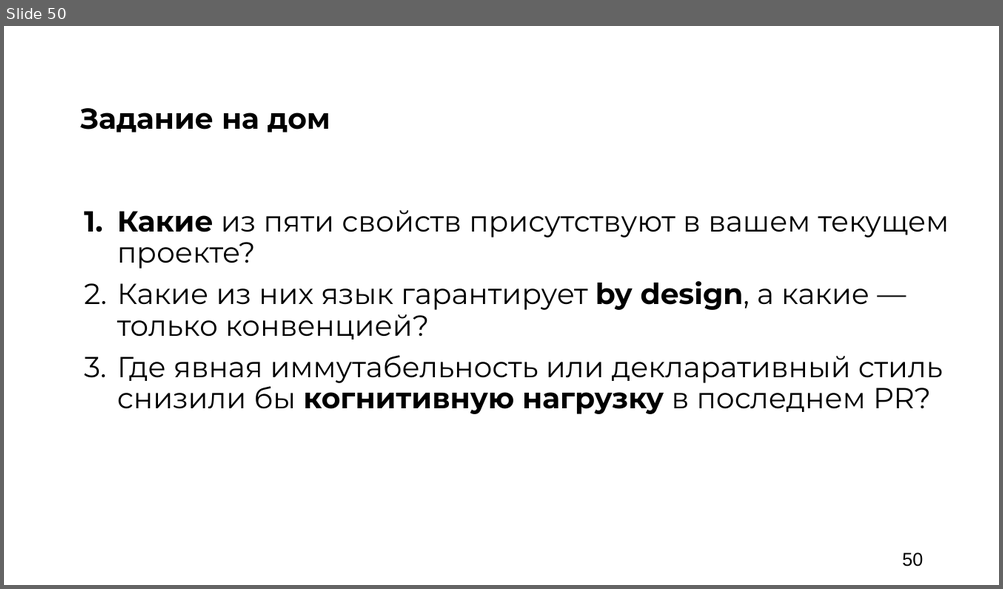
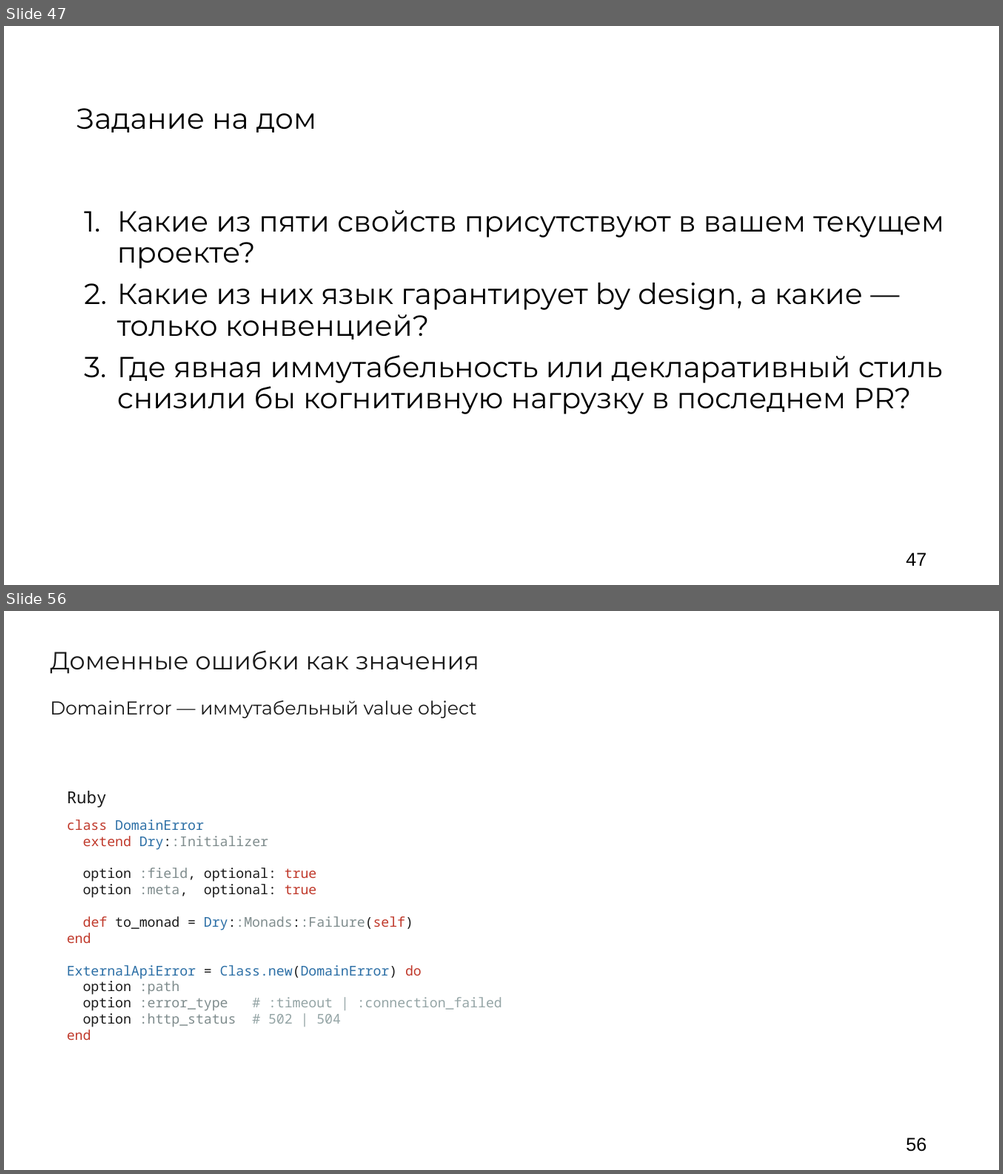
Before and after one commit to argent-smith/presentations, a slide deck: FP_Talk_2026/nastachku/presentation.pptx. Shown one above the other, each under a label of ours: slide 50 before the commit, slides 47 and 56 after it; the slides between them are not shown. The pictures are 1003x589 and 1003x1174 pixels, drawn with LibreOffice and Linux fonts; fonts in the diff are those of the drawing; background and template pictures are left out. Boxes give left, top, right and bottom in pixels: in the first picture for what was removed or moved away, otherwise in the second. Text is boxed around its words. In the diff, an @@ line names an element or a change of style, - is before the commit and + after.

```diff
--- a/FP_Talk_2026/nastachku/presentation.pptx
+++ b/FP_Talk_2026/nastachku/presentation.pptx
@@ slide 56 added at <box>4,611,999,1170</box>, background #FFFFFF @@
@@ text added at <box>50,650,479,674</box>, 24 pt, text #1A1A1A @@
+Доменные ошибки как значения
@@ text added at <box>50,701,477,718</box>, 18 pt, text #1A1A1A @@
+DomainError — иммутабельный value object
@@ text added at <box>67,791,502,1040</box>, 13 pt, text #1A1A1A @@
+Ruby
+class DomainError
+extend Dry::Initializer
+option :field, optional: true
+option :meta, optional: true
+def to_monad = Dry::Monads::Failure(self)
+end
+ExternalApiError = Class.new(DomainError) do
+option :path
+option :error_type # :timeout | :connection_failed
+option :http_status # 502 | 504
+end
@@ page number added at <box>905,1138,926,1152</box>, 18 pt, text #000000 @@
+56
@@ what was slide 50 is now slide 47 @@
@@ slide 47 changed as well @@
@@ text "Задание на дом" at <box>76,108,316,133</box>: bold off @@
@@ text "Какие из пяти свойств присутствуют ..." at <box>117,210,944,414</box>: bold off in "Какие", "by design,", "когнитивную нагрузку"; less space between paragraphs @@
@@ page number removed at <box>902,553,922,567</box> @@
-50
@@ page number added at <box>905,553,926,566</box>, 18 pt, text #000000 @@
+47
```
Also in this commit, not shown: 16 other slides changed, 41 other slides added, 34 slides removed, 13 other files.
